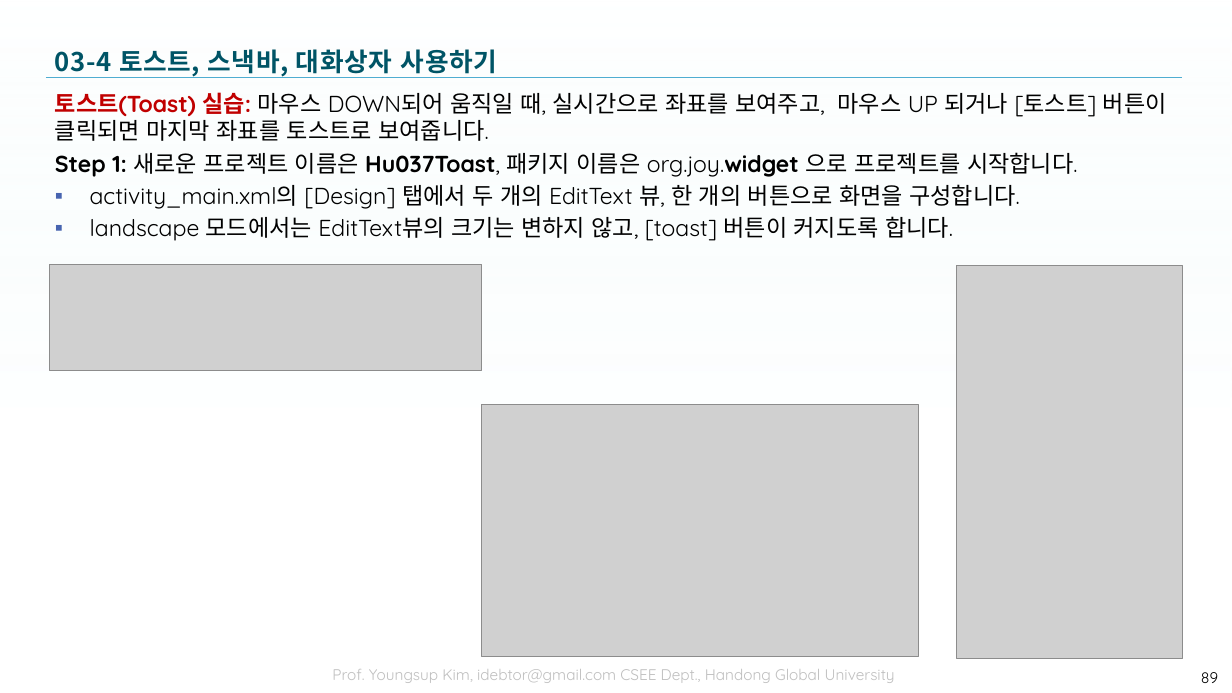
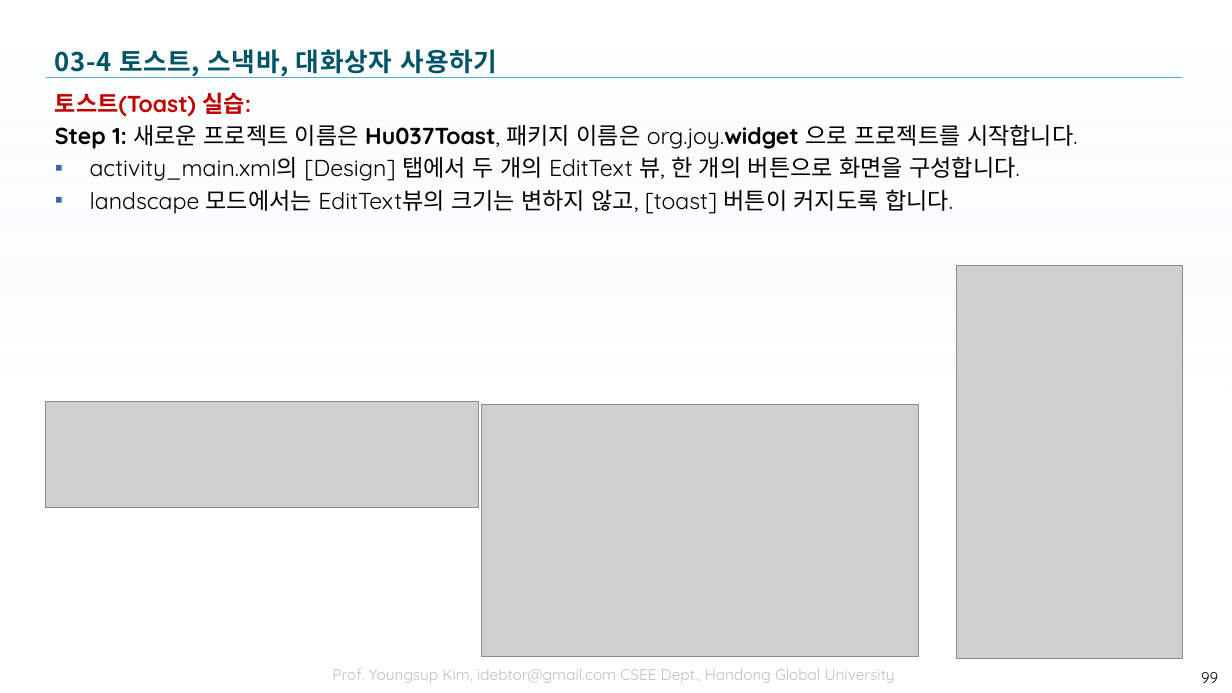
Before and after one commit to tae7841/HuStarAS, a slide deck: slide 99 of ppts/03Widget.pptx (slide 89 before the commit). Drawn at 1232x693 pixels with LibreOffice and Linux fonts; fonts in the diff are those of the drawing; grey boxes stand for pictures; background and template pictures are left out. Boxes give left, top, right and bottom in pixels: in the first picture for what was removed or moved away, otherwise in the second. Text is boxed around its words. In the diff, an @@ line names an element or a change of style, - is before the commit and + after.

```diff
--- a/ppts/03Widget.pptx
+++ b/ppts/03Widget.pptx
@@ text at <box>55,92,251,116</box>: text changed; text colour #000000 to #C00000; bold on @@
-토스트(Toast) 실습: 마우스 DOWN되어 움직일 때, 실시간으로 좌표를 보여주고, 마우스 UP 되거나 [토스트] 버튼이 클릭되면 마지막 좌표를 토스트로 보여줍니다.
+토스트(Toast) 실습:
@@ picture: place and size @@
-picture at <box>49,264,482,371</box>
+picture at <box>46,401,479,507</box>
@@ page number at <box>1201,672,1218,683</box>: text changed @@
-89
+99
```
Also in this commit, not shown: 24 other slides changed, 15 slides added, 8 slides removed.
